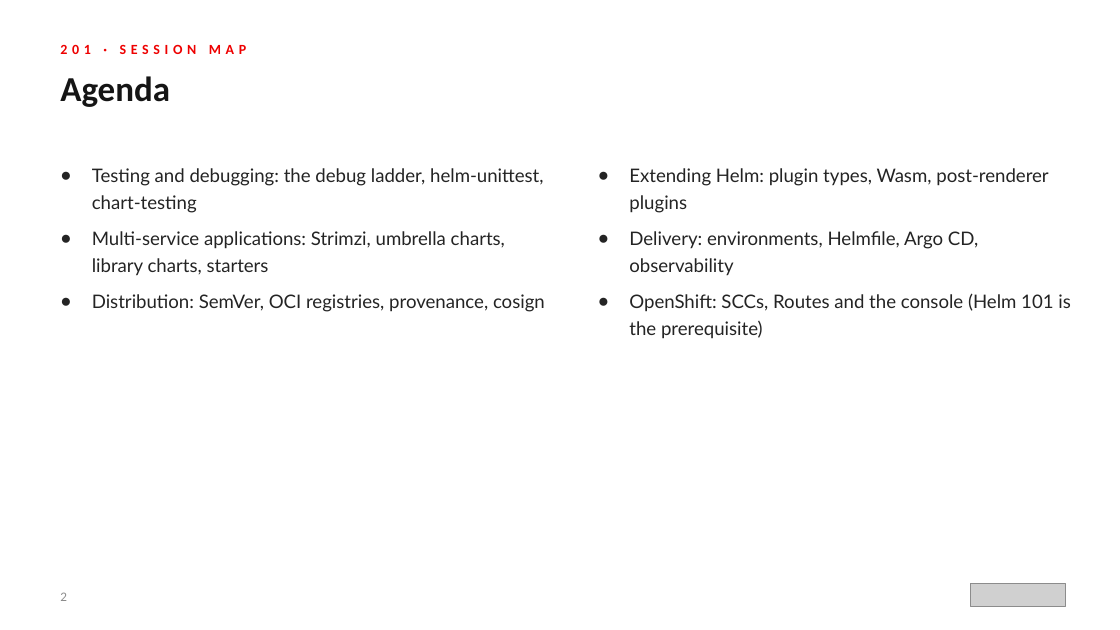
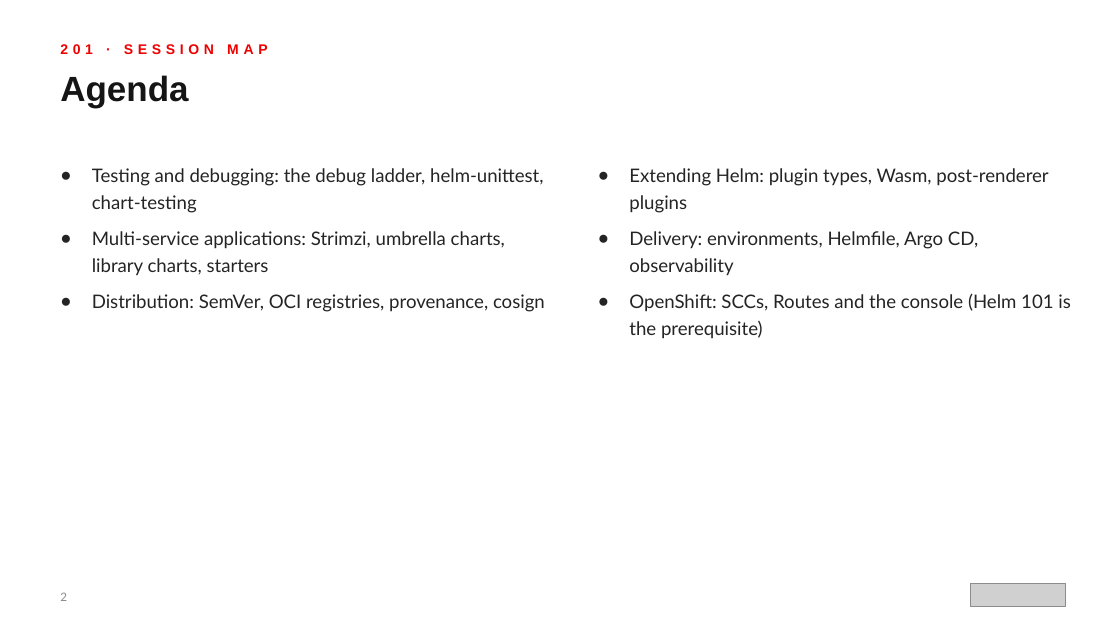
Before and after one commit to patterncatalyst/helm-for-developers, a slide deck: slide 2 of presentation/helm-201/Helm-201-r1.0.pptx. Drawn at 1120x630 pixels with LibreOffice and Linux fonts; fonts in the diff are those of the drawing; grey boxes stand for pictures. Boxes give left, top, right and bottom in pixels: in the first picture for what was removed or moved away, otherwise in the second. Text is boxed around its words. In the diff, an @@ line names an element or a change of style, - is before the commit and + after.

```diff
--- a/presentation/helm-201/Helm-201-r1.0.pptx
+++ b/presentation/helm-201/Helm-201-r1.0.pptx
@@ text "201 · SESSION MAP" at (60,44,267,54): font Calibri to Arial @@
@@ text "Agenda" at (60,75,188,108): font Calibri to Arial @@
```
Also in this commit, not shown: 41 other slides changed, 13 other files.
